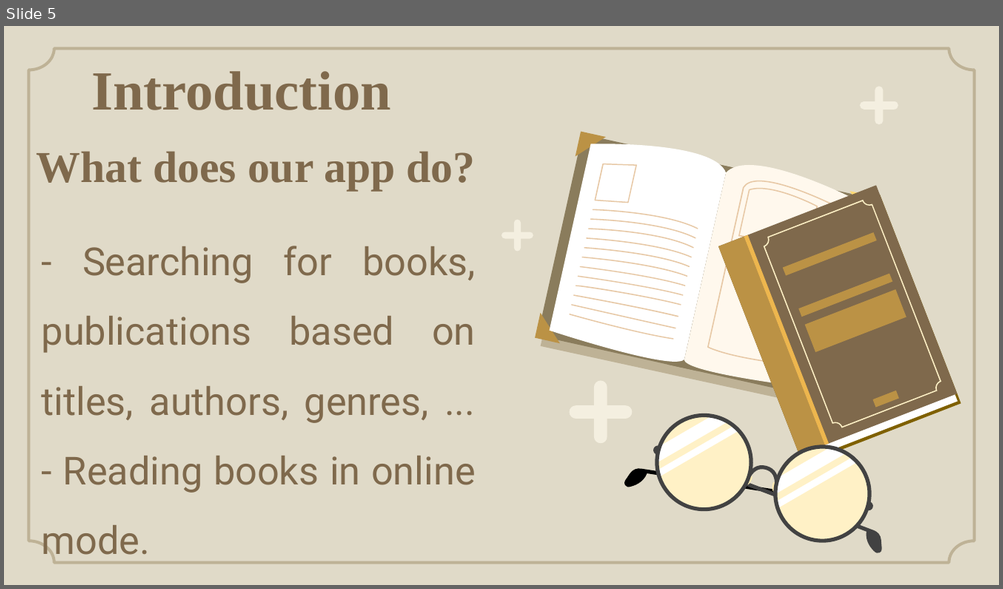
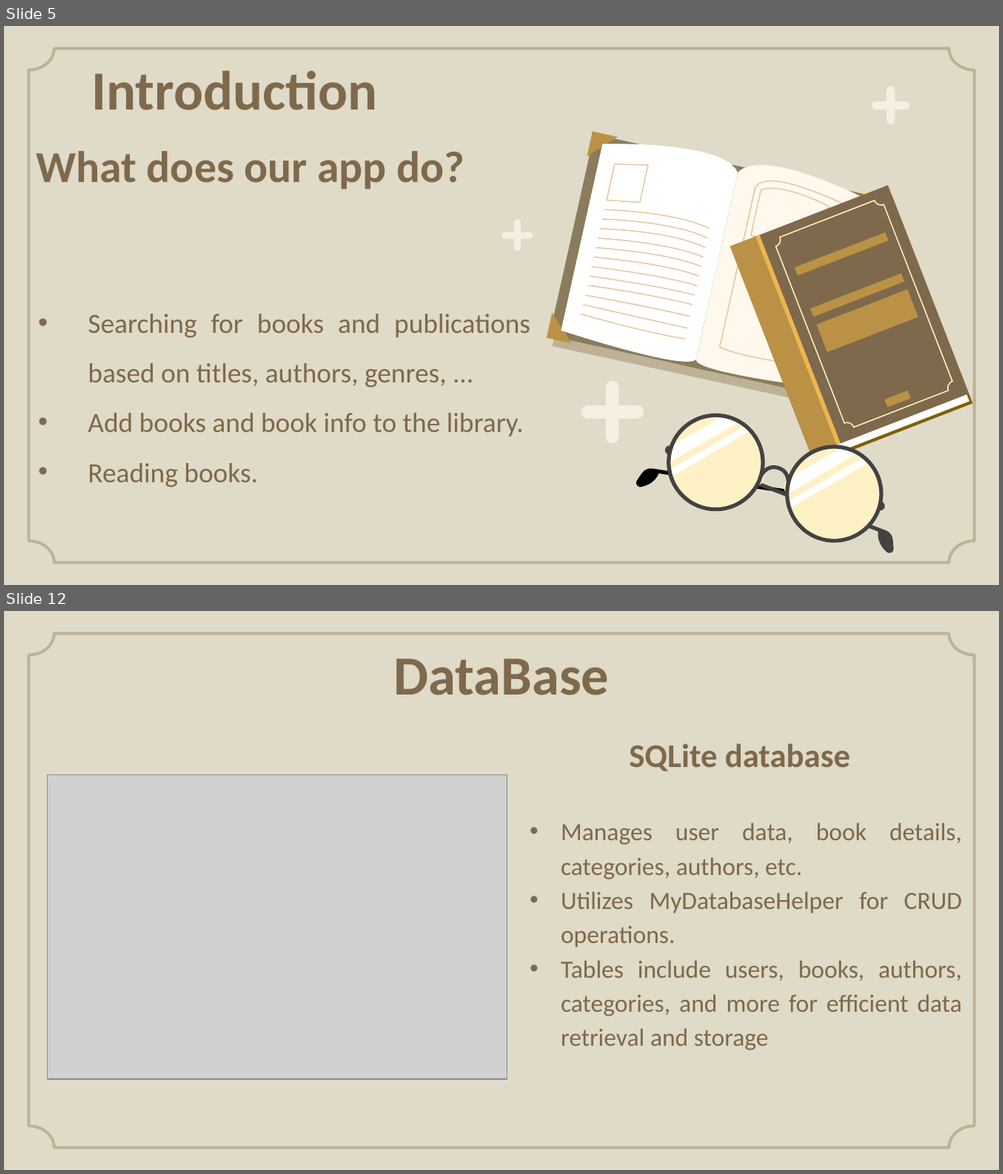
Before and after one commit to nguyenthanhnam2901/Librarymobile, a slide deck: Library.pptx. Shown one above the other, each under a label of ours: slide 5 before the commit, slides 5 and 12 after it; the slides between them are not shown. The pictures are 1003x589 and 1003x1174 pixels, drawn with LibreOffice and Linux fonts; fonts in the diff are those of the drawing; grey boxes stand for pictures; background and template pictures are left out. Boxes give left, top, right and bottom in pixels: in the first picture for what was removed or moved away, otherwise in the second. Text is boxed around its words. In the diff, an @@ line names an element or a change of style, - is before the commit and + after.

```diff
--- a/Library.pptx
+++ b/Library.pptx
@@ slide 12 added at (4,611,999,1170), background #E0DAC8; not listed: 1 template element that a slide beside it also shows @@
@@ title added at (393,658,609,695), 40 pt, text #7F694C, bold @@
+DataBase
@@ title added at (629,743,850,772), 24 pt, text #7F694C, bold @@
+SQLite database
@@ picture added at (48,775,507,1079) @@
@@ subtitle added at (560,823,962,1051), 18 pt, text #7F694C @@
+• Manages user data, book details, categories, authors, etc.
+• Utilizes MyDatabaseHelper for CRUD operations.
+• Tables include users, books, authors, categories, and more for efficient data retrieval and storage
@@ slide 5 changed as well @@
@@ title "Introduction" at (91,70,377,110): font Times New Roman to Calibri @@
@@ title "What does our app do?" at (37,151,464,190): font Times New Roman to Calibri @@
@@ subtitle at (88,314,530,488): text changed; size 28 to 20 pt; font Roboto to Calibri @@
-- Searching for books, publications based on titles, authors, genres, ...
-- Reading books in online mode.
+• Searching for books and publications based on titles, authors, genres, ...
+• Add books and book info to the library.
+• Reading books.
@@ 55 freeform shapes: place and size @@
-55 freeform shapes at (535,86,961,554)
+55 freeform shapes at (546,86,973,554)
```
Also in this commit, not shown: 14 other slides changed, 5 other slides added, 2 slides removed.
